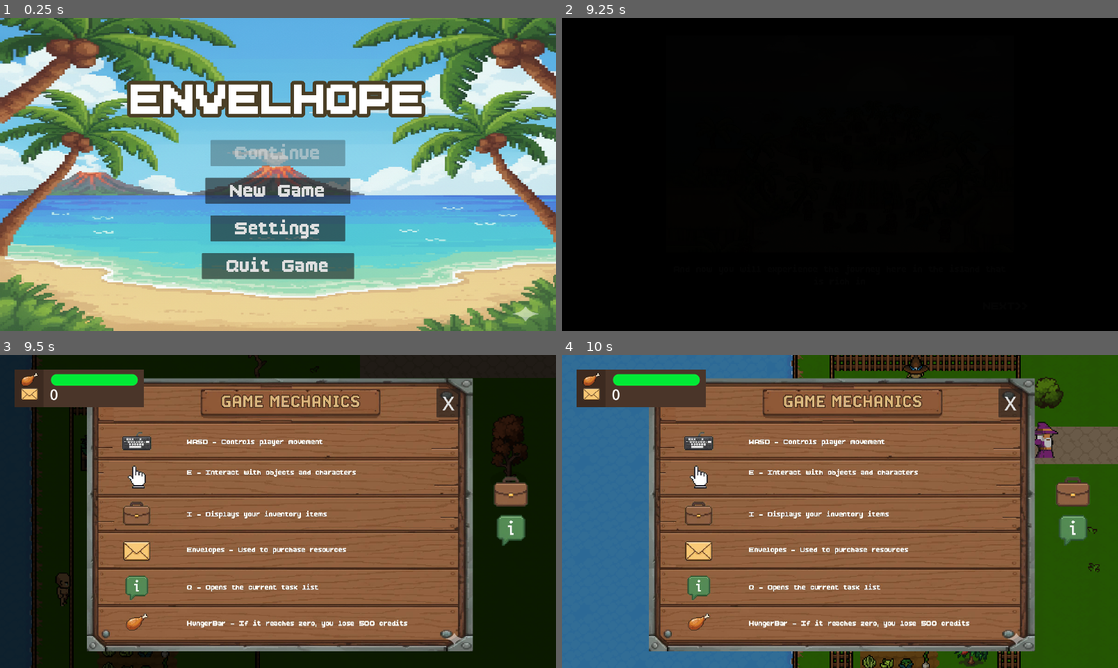
Above: before the commit, frames 1-4 (two rows, left to right).
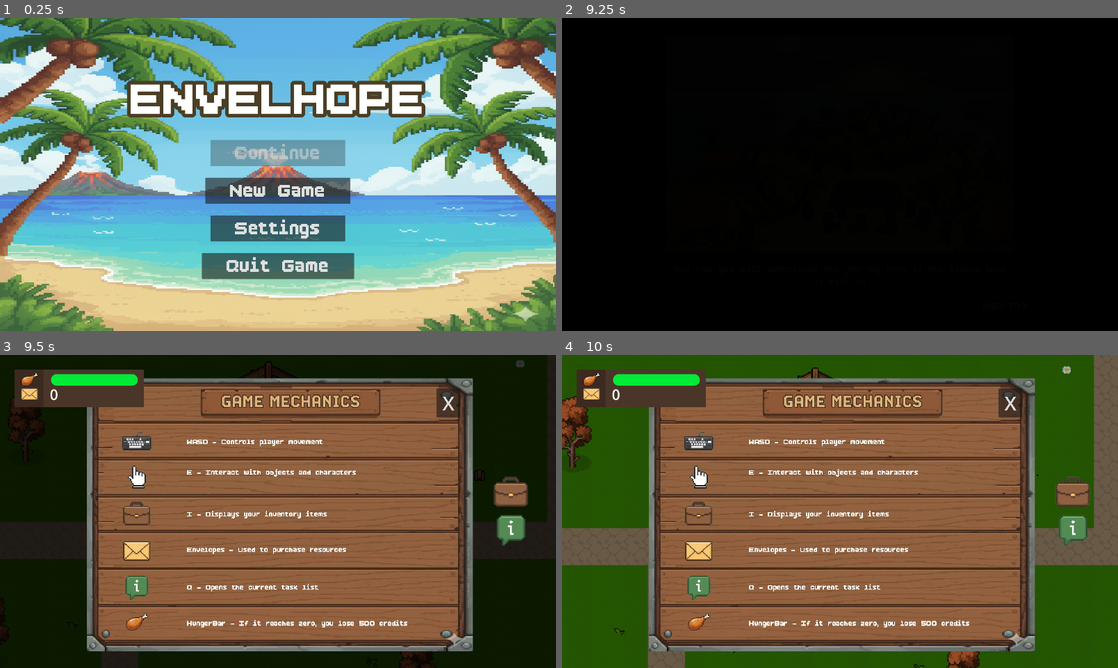
Above: after the commit, the same moments.

Repository: hoaxnt/envelhope-beta
Game: Godot game, scene res://Scenes/utils/main_menu.tscn
Two runs of this game, one before a commit and one after it. Both use one fixed random seed, a clock stepped at 60 frames per second and the inputs below. Sound files missing from this copy of the repository are replaced by a short silence.
Inputs (mouse positions are in pixels of both pictures, inside the frame that each line leads up to):
- Up to frame 1 (0.25 s): no input
- Up to frame 2 (9.25 s): click "New Game" at 0.5 s; click "New Game" at 1.25 s; click (840, 174) at 2 s; click (840, 174) at 2.75 s; move the mouse to (962, 158) at 3.52 s; hold Right (ui_right) 3.53-4.28 s; hold Space (action) 3.53-4.28 s; click (962, 158) at 3.67 s; move the mouse to (728, 190) at 4.27 s; hold Down (ui_down) 4.28-5.03 s; tap E (interact) at 4.35, 7.35 s; move the mouse to (895, 105) at 5.02 s; hold Right (ui_right) 5.03-5.78 s; hold Q (show_objective) 5.03-5.78 s; move the mouse to (812, 237) at 5.77 s; hold Up (ui_up) 5.78-6.53 s; tap Shift at 5.85, 8.85 s; click (812, 237) at 5.92 s; move the mouse to (1006, 221) at 6.52 s; hold Space (action) 6.53-7.28 s; hold Left (ui_left) 6.53-8.03 s; move the mouse to (673, 127) at 7.27 s; move the mouse to (867, 174) at 8.02 s; hold Down (ui_down) 8.03-8.78 s; hold Q (show_objective) 8.03-8.78 s; click (867, 174) at 8.17 s; move the mouse to (756, 96) at 8.77 s; hold Right (ui_right) from 8.78 s (still down)
- Up to frame 3 (9.5 s): keep holding Right (ui_right)
- Up to frame 4 (10 s): move the mouse to (962, 495) at 9.52 s; release Right (ui_right) at 9.53 s; hold Up (ui_up) from 9.53 s (still down); hold Space (action) from 9.53 s (still down)

Frames 1-2 are identical in both runs. In frame 3, 6.2% of the frame differs, in the area x 0-95%, y 0-100%; in frame 4, 26%, in the area x 0-100%, y 0-100%.
Error in both runs: Invalid call. Nonexistent 'int' constructor. (res://Scripts/hud/envelopes.gd:4)

Commit message:
fix: random location at startup bug

Diff:
--- a/Scripts/Chapters/chapter_1.gd
+++ b/Scripts/Chapters/chapter_1.gd
@@ -8,11 +8,15 @@
 
 func _ready() -> void:
 
-	player.position = GlobalData.load_player_position()
+	if GlobalData.config.get("is_new_game"):
+		print("CHAPTER 1 new game is ", GlobalData.config.get("is_new_game"), " so position reset to default")
+		pass
+	else:
+		player.position = GlobalData.load_player_position()
 
 	day_panel.hide()
 	Hud.show()
-	print("CHAPTER 1 new game: ", GlobalData.config.get("is_new_game"))
+
 
 	if not GlobalData.config.get("user_opened_once"):
 		tutorial.show()
--- a/Scripts/hud/day_panel.gd
+++ b/Scripts/hud/day_panel.gd
@@ -30,7 +30,7 @@
 		Transition.transition_to_scene("res://scenes/stories/sleep_story.tscn")
 		return
 
-	day_current_time += 10.0 #fortest
+	day_current_time += 1.0 #fortest
 	day_current_time = clamp(day_current_time, 0.0, day_progress_bar.max_value)
 
 	var tween = create_tween()
